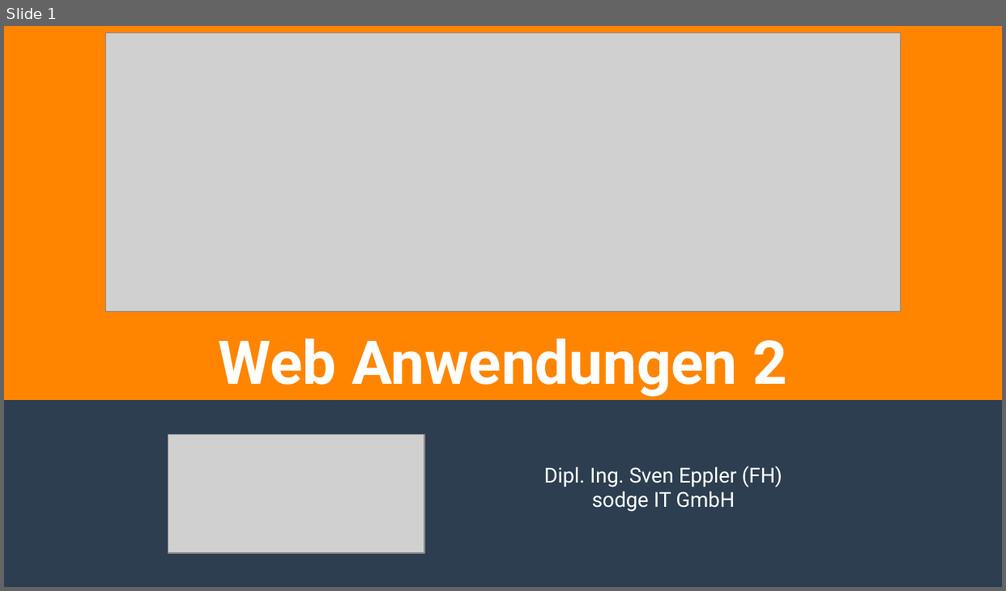
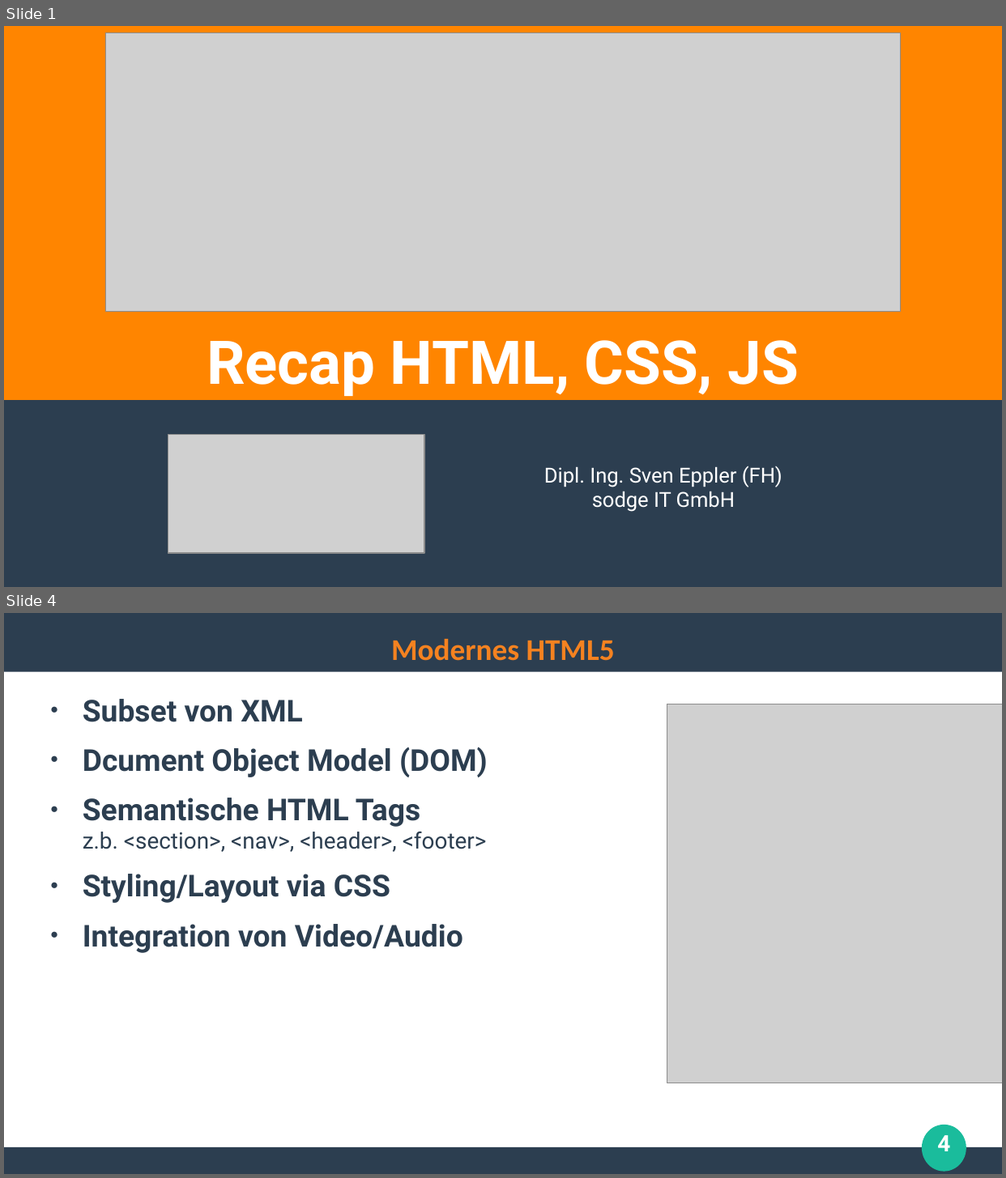
Before and after one commit to ghandmann/HS-AlbSig-WebAnwendungen2, a slide deck: Kapitel/01_Recap_HTML_CSS_JS.odp. Shown one above the other, each under a label of ours: slide 1 before the commit, slides 1 and 4 after it; the slides between them are not shown. The pictures are 1006x591 and 1006x1178 pixels, drawn with LibreOffice and Linux fonts; fonts in the diff are those of the drawing; grey boxes stand for pictures. Boxes give left, top, right and bottom in pixels: in the first picture for what was removed or moved away, otherwise in the second. Text is boxed around its words. In the diff, an @@ line names an element or a change of style, - is before the commit and + after.

```diff
--- a/Kapitel/01_Recap_HTML_CSS_JS.odp
+++ b/Kapitel/01_Recap_HTML_CSS_JS.odp
@@ slide 4 added at (x1=4, y1=613, x2=1002, y2=1174), background #FFFFFF @@
@@ rectangle added at (x1=4, y1=613, x2=1002, y2=672), fill #2C3E50 @@
@@ title added at (x1=391, y1=639, x2=615, y2=661), 24 pt, text #F58220, bold @@
+Modernes HTML5
@@ text added at (x1=83, y1=699, x2=488, y2=953), 24 pt, text #2C3E50, bold @@
+● Subset von XML
+● Dcument Object Model (DOM)
+● Semantische HTML Tags
+  z.b. <section>, <nav>, <header>, <footer>
+● Styling/Layout via CSS
+● Integration von Video/Audio
@@ picture added at (x1=667, y1=705, x2=1002, y2=1083) @@
@@ ellipse added at (x1=923, y1=1125, x2=966, y2=1172), fill #1ABC9C @@
@@ page number added at (x1=937, y1=1135, x2=950, y2=1152), 18 pt, text #FFFFFF, bold @@
+4
@@ rectangle added at (x1=4, y1=1148, x2=1002, y2=1174), fill #2C3E50 @@
@@ slide 1 changed as well @@
@@ title at (x1=206, y1=340, x2=799, y2=396): text changed @@
-Web Anwendungen 2
+Recap HTML, CSS, JS
```
Also in this commit, not shown: 23 other slides added, 2 slides removed, 7 other files.
